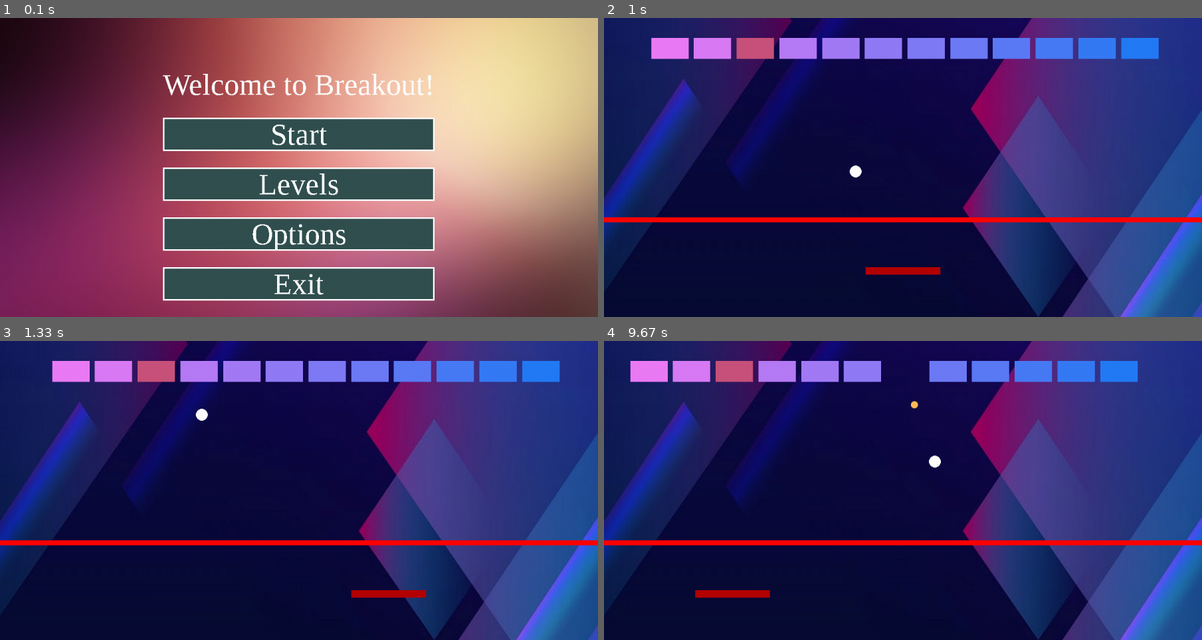
Above: before the commit, frames 1-4 (two rows, left to right).
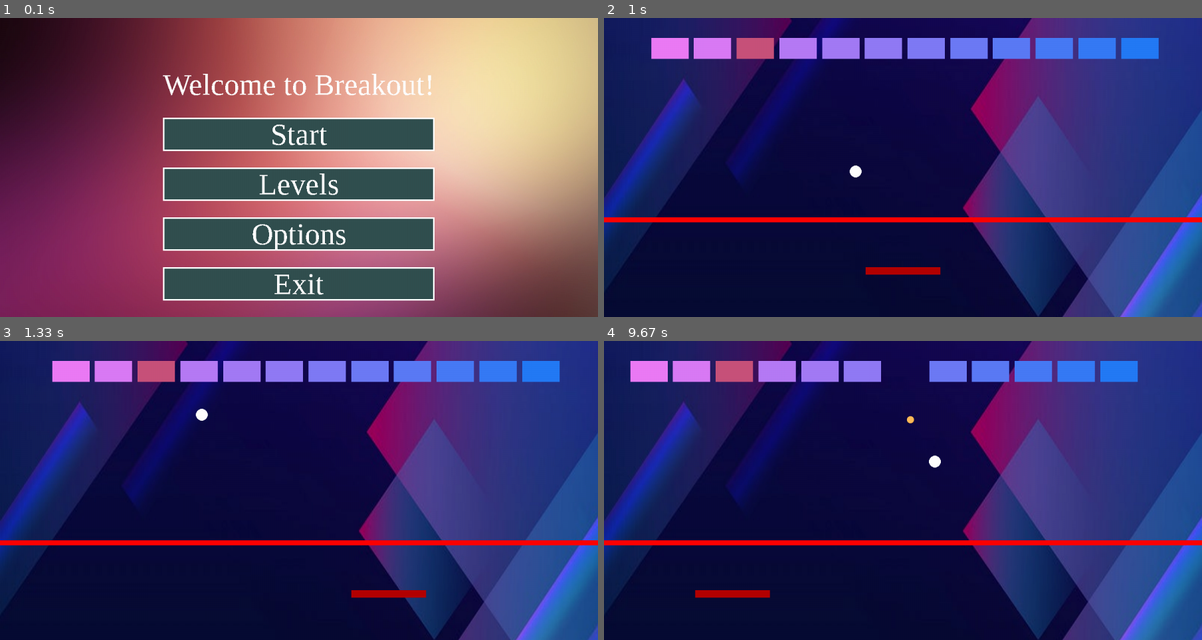
Above: after the commit, the same moments.

Repository: Kevin333221/INF-1400
Game: pygame game, started from Main.py
The game is run twice, just before and just after one commit, with the same random seed, the same clock (stepped at 60 frames per second) and the same inputs.
Inputs (mouse positions are in pixels of both pictures, inside the frame that each line leads up to):
- Up to frame 1 (0.1 s): no input
- Up to frame 2 (1 s): click "Start" at 0.38 s; tap Space at 0.67 s
- Up to frame 3 (1.33 s): hold Right from 1 s (still down); tap Space at 1.07 s
- Up to frame 4 (9.67 s): tap Space at 1.37, 1.57, 1.87, 2.07, 2.37, 3.4, 3.7, 4.07, 4.37, 4.57, 4.87, 5.07, 5.37, 5.57, 5.87, 6.57, 6.87, 7.23, 7.53, 8.57, 8.87, 9.07, 9.37, 9.63 s; release Right at 1.47 s; hold Right 1.5-1.97 s; hold Left 2-2.53 s; click (903, 475) at 3.05 s; move the mouse to (914, 388) at 3.37 s; hold Left 4-4.47 s; hold Right 4.5-4.97 s; hold Left 5-5.47 s; hold Left 5.5-6.03 s; hold Right 6.5-7.13 s; hold Left 7.17-7.63 s; click (903, 475) at 8.22 s; move the mouse to (1112, 568) at 8.53 s; hold Left 9-9.53 s; hold Left from 9.57 s (still down)

Frames 1-3 are identical in both runs. In frame 4, less than 0.1% of the frame differs, in the area x 50-53%, y 20-28%.

Commit message:
Added More balls

Diff:
--- a/Ball.py
+++ b/Ball.py
@@ -1,4 +1,3 @@
-from asyncio import sleep
 import random
 import pygame
 from pygame import Vector2
@@ -46,8 +45,8 @@
     def moves(self):
         self.pos += self.dir
 
-    def upgrade_ball(self, powerup_list):
-        if len(powerup_list) != 0:
-            for power in powerup_list:
-                if type(power) == More_Balls:
-                    print("Yes")
+class Multiple_balls(basic_ball):
+    def __init__(self, screen_w, screen_h, pos, dir):
+        super().__init__(screen_w, screen_h)
+        self.dir = Vector2(dir)
+        self.pos = Vector2(pos)
--- a/Main.py
+++ b/Main.py
@@ -198,8 +198,8 @@
                 exit_menu()
     pygame.display.update()
 
-def upgrade_ball(balls, powerups_list):
-
+# Powerups
+def powerups(balls, powerups_list, user):
     for power in powerups_list:
         power.draw(screen, power.IMG)
         power.update()
@@ -207,8 +207,16 @@
         if power.pos.y > screen_h:
             powerups_list.remove(power)
 
-    for ball in balls:
-        ball.upgrade_ball(powerups_list)
+        if power.pos.x >= user.pos.x and power.pos.x <= user.pos.x + user.w and power.pos.y >= user.pos.y and power.pos.y <= user.pos.y + user.h:
+            if isinstance(power, More_Balls):
+                for ball in balls:
+                    new_ball = Ball.Multiple_balls(screen_w, screen_h, ball.pos, (ball.dir.x  - random.randint(-2, 2), ball.dir.y))
+                balls.append(new_ball)
+            if isinstance(power, Stronger_Ball):
+                print("Stronger Balls")
+            if isinstance(power, Ghost_Ball):
+                print("Ghost Ball")
+            powerups_list.remove(power)
 
 # Here is where i check if the ball hits an enemy and also drawing them (including powerups)
 def enemies_mechanics(enemies, balls, powerups_list):
@@ -217,47 +225,46 @@
     stronger_ball_powerup_odds = 7
     ghost_ball_powerup_odds = 9
 
-    for x in enemies:
-        if x != 0:
-            if len(balls) != 0:
-                for ball in balls:
-                    hits_an_enemy = precode.intersect_rectangle_circle(x.pos, x.w, x.h, ball.pos, ball.r, ball.dir)
-
-                if hits_an_enemy and x.health == 1:
-                    # Maybe a powerup will spawn
-                    dice = random.randint(1, 100)
-                    if dice % more_balls_powerup_odds == 0:
-                        MB_powerup = More_Balls(screen_w, screen_h, x)
-                        powerups_list.append(MB_powerup)
-                    if dice % stronger_ball_powerup_odds == 0:
-                        SB_powerup = Stronger_Ball(screen_w, screen_h, x)
-                        powerups_list.append(SB_powerup)
-                    if dice % ghost_ball_powerup_odds == 0:
-                        GB_powerup = Ghost_Ball(screen_w, screen_h, x)
-                        powerups_list.append(GB_powerup)
-
-                    ball_bounce.play()
-                    ball.dir = hits_an_enemy * ball.speed
-                    enemies.remove(x)
-                elif hits_an_enemy and x.health == 2:
-                    ball_bounce.play()
-                    ball.dir = hits_an_enemy * ball.speed
-                    colorR = map(screen_w - x.pos.x, 0, screen_w, 0, 255)
-                    colorG = map(screen_h - x.pos.y, 0, screen_h - 20, 0, 255)
-                    x.color = (colorR, colorG/2, colorG)
-                    x.health -= 1
-                else:
-                    if x.pos.x + x.w >= x.screen_w:
-                        Enemies.basic_enemy.dir_right = False
-                        for y in enemies:
-                            y.pos.y += y.h_change
-                    if x.pos.x <= 0:
-                        Enemies.basic_enemy.dir_right = True
-                        for y in enemies:
-                            y.pos.y += y.h_change
-
-                x.update()
-                x.draw(screen)
+    for ball in balls:
+        for x in enemies:
+            hits_an_enemy = precode.intersect_rectangle_circle(x.pos, x.w, x.h, ball.pos, ball.r, ball.dir)
+            if hits_an_enemy and x.health == 1:
+
+                # Maybe a powerup will spawn
+                dice = random.randint(1, 100)
+                if dice % more_balls_powerup_odds == 0:
+                    MB_powerup = More_Balls(screen_w, screen_h, x)
+                    powerups_list.append(MB_powerup)
+                if dice % stronger_ball_powerup_odds == 0:
+                    SB_powerup = Stronger_Ball(screen_w, screen_h, x)
+                    powerups_list.append(SB_powerup)
+                if dice % ghost_ball_powerup_odds == 0:
+                    GB_powerup = Ghost_Ball(screen_w, screen_h, x)
+                    powerups_list.append(GB_powerup)
+
+                ball_bounce.play()
+                ball.dir = hits_an_enemy * ball.speed
+                enemies.remove(x)
+
+            if hits_an_enemy and x.health == 2:
+                ball_bounce.play()
+                ball.dir = hits_an_enemy * ball.speed
+                colorR = map(screen_w - x.pos.x, 0, screen_w, 0, 255)
+                colorG = map(screen_h - x.pos.y, 0, screen_h - 20, 0, 255)
+                x.color = (colorR, colorG/2, colorG)
+                x.health -= 1
+            else:
+                if x.pos.x + x.w >= x.screen_w:
+                    Enemies.basic_enemy.dir_right = False
+                    for y in enemies:
+                        y.pos.y += y.h_change
+                if x.pos.x <= 0:
+                    Enemies.basic_enemy.dir_right = True
+                    for y in enemies:
+                        y.pos.y += y.h_change
+
+            x.update()
+            x.draw(screen)
 
 # The level creation
 def init_level_of_your_choice(background, title, music, arr_of_enemies, nextlevel):
@@ -289,11 +296,10 @@
         if enemies[0].screen_w != screen_w:
             enemies.clear()
             enemies = enemies_create(arr_of_enemies)
-
         level_BG = pygame.transform.smoothscale(pygame.image.load(background), (screen_w, screen_w))
-
         user.update_screen_size(screen_w, screen_h)
-        ball1.update(screen_w, screen_h)
+        for ball in list_of_balls:
+            ball.update(screen_w, screen_h)
 
         level_start = False
         for event in pygame.event.get():
@@ -338,13 +344,13 @@
                 if ball.check_for_death():
                     list_of_balls.remove(ball)
 
-            user.update(screen_w, ball1)
+            user.update(screen_w, list_of_balls)
             user.draw(screen)
 
             # Enemies Method Init
             if len(enemies) != 0:
                 enemies_mechanics(enemies, list_of_balls, powerups_list)
-                upgrade_ball(list_of_balls, powerups_list)
+                powerups(list_of_balls, powerups_list, user)
             else:
                 # When Winnning
                 level_init = False
@@ -578,6 +584,7 @@
                     level5_song.set_volume(map((node_x - screen_w/2 + 20), 41, 268, 0, 1))
                     main_song.set_volume(map((node_x - screen_w/2 + 20), 41, 268, 0, 1))
                     rick.set_volume(map((node_x - screen_w/2 + 20), 41, 268, 0, 1))
+                    click.set_volume(map((node_x - screen_w/2 + 20), 41, 268, 0, 1))
             else:
                 node_chosen = False
         else:
--- a/Player.py
+++ b/Player.py
@@ -12,7 +12,7 @@
         self.screen_w = screen_w
         self.screen_h = screen_h
         self.pos = Vector2((screen_w/2 - self.w/2), self.screen_h - 100)
-        self.speed = int(self.screen_w/180)
+        self.speed = int(self.screen_w/150)
         self.ball_bounce = pygame.mixer.Sound('Sounds/pop.mp3')
 
     def update_screen_size(self, screen_w, screen_h):
@@ -21,7 +21,7 @@
         self.w = screen_w/8
         self.pos = Vector2((screen_w/2 - self.w/2), self.screen_h - 100)
 
-    def update(self, screen_w, ball):
+    def update(self, screen_w, balls):
         keys = pygame.key.get_pressed()
         self.speed = int(screen_w/130)
 
@@ -33,18 +33,19 @@
             self.pos.x -= self.xspeed
 
         # Checks if the ball hits the player
-        hit = precode.intersect_rectangle_circle(self.pos, self.w, self.h, ball.pos, ball.r, ball.dir)
-        if hit:
-            self.ball_bounce.play()
-            where_it_hits = (((self.pos.x + self.w/2) - ball.pos.x)/(self.w/2))
-            amount_of_force = self.speed * where_it_hits
-            if ball.dir.y < self.speed:
-                ball.dir.y = self.speed
-            ball.dir.y = -ball.dir.y
-            if ball.pos.x <= self.pos.x + self.w/2:
-                ball.dir.x += -amount_of_force
-            else:
-                ball.dir.x += abs(amount_of_force)
+        for ball in balls:
+            hit = precode.intersect_rectangle_circle(self.pos, self.w, self.h, ball.pos, ball.r, ball.dir)
+            if hit:
+                self.ball_bounce.play()
+                where_it_hits = (((self.pos.x + self.w/2) - ball.pos.x)/(self.w/2))
+                amount_of_force = self.speed * where_it_hits
+                if ball.dir.y < self.speed:
+                    ball.dir.y = self.speed
+                ball.dir.y = -ball.dir.y
+                if ball.pos.x <= self.pos.x + self.w/2:
+                    ball.dir.x += -amount_of_force
+                else:
+                    ball.dir.x += abs(amount_of_force)
 
     def draw(self, surface):
         itself = pygame.Rect(self.pos.x, self.pos.y, self.w, self.h)
--- a/Powerup.py
+++ b/Powerup.py
@@ -6,11 +6,11 @@
         self.screen_w = screen_w
         self.screen_h = screen_h
         self.pos = Vector2(enemy.pos.x + enemy.w/2, enemy.pos.y + enemy.h)
-        self.speed = 2
+        self.speed = 4
         self.r = self.screen_w/150
 
     def draw(self, screen, IMG):
-        screen.blit(IMG, (self.pos.x, self.pos.y))
+        screen.blit(IMG, (self.pos.x - self.r, self.pos.y - self.r))
 
     def update(self):
         self.pos.y += self.speed
